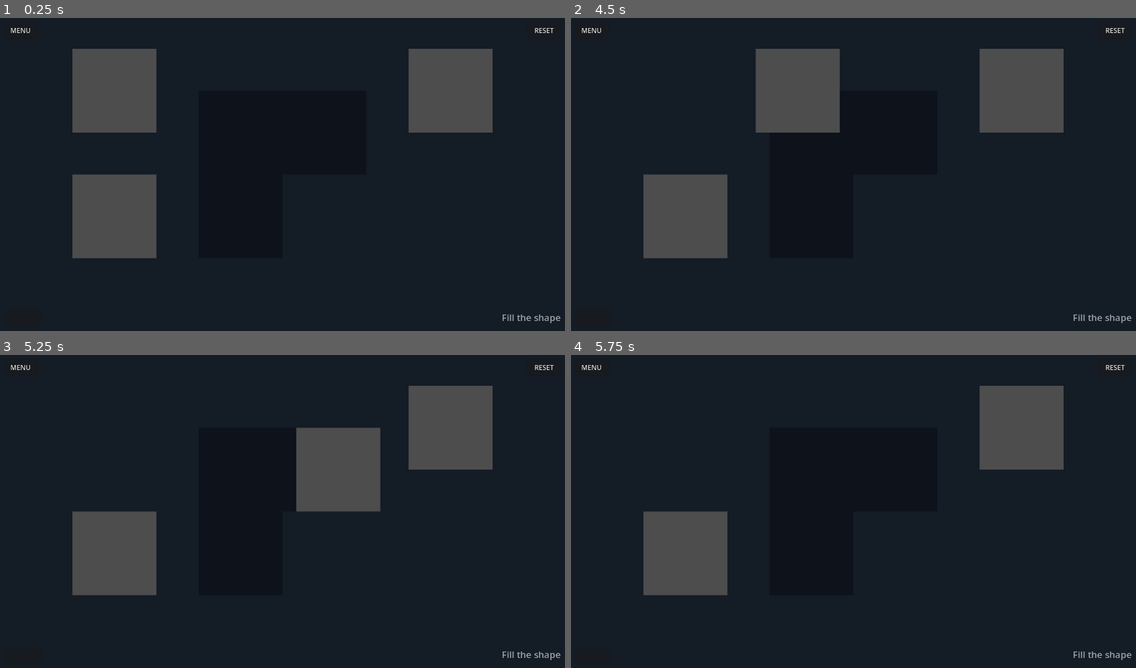
Above: before the commit, frames 1-4 (two rows, left to right).
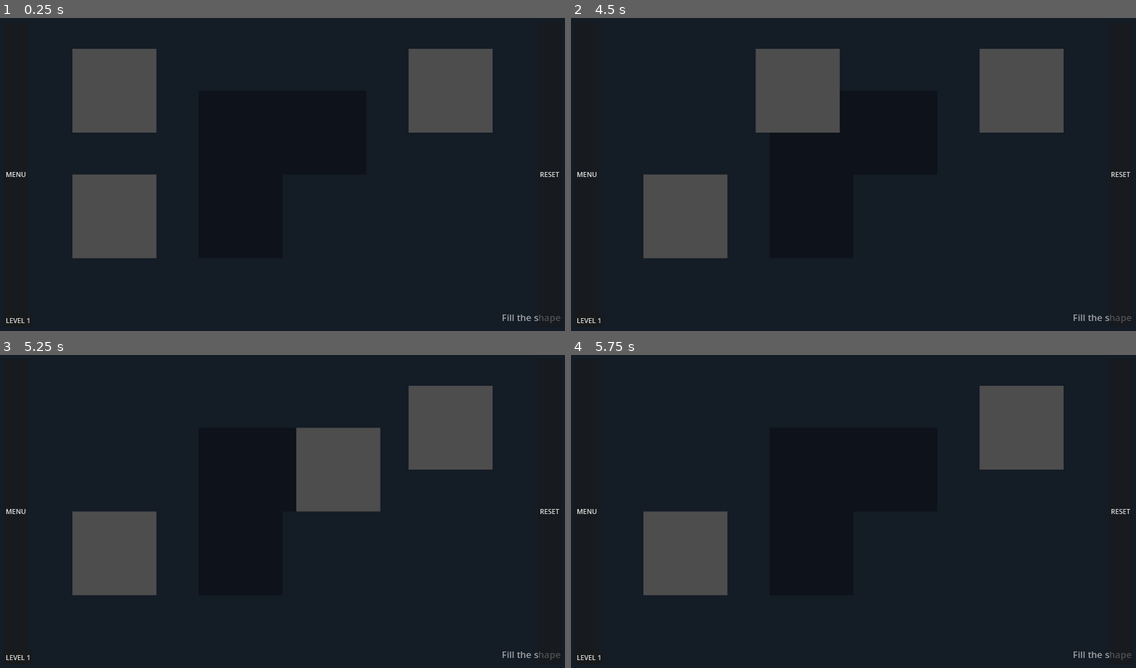
Above: after the commit, the same moments.

Repository: vaillant86/forma
Game: Godot game, scene res://levels/lev_01.tscn
Same seed, same stepped clock (60 frames per second), same inputs: the game is played once before the commit and once after it. This scene is started directly instead of the project's main scene.
Inputs (mouse positions are in pixels of both pictures, inside the frame that each line leads up to):
- Up to frame 1 (0.25 s): no input
- Up to frame 2 (4.5 s): click "MENU" at 0.5 s; click "RESET" at 1.25 s; click (587, 321) at 2 s, where only the run after the commit has a clickable "LEVEL 1"; click (587, 321) at 2.75 s, where only the run after the commit has a clickable "LEVEL 1"; click (587, 321) at 3.5 s, where only the run after the commit has a clickable "LEVEL 1"; tap Enter (ui_accept) at 4.25 s; drag from (684, 89) to (1023, 89) at 4.27 s
- Up to frame 3 (5.25 s): tap Enter (ui_accept) at 5 s; drag from (452, 426) to (113, 552) at 5.02 s
- Up to frame 4 (5.75 s): no input

The runs differ from the first frame. In frame 1, 0.2% of the frame differs, in the area x 1-100%, y 3-98%; in frame 2, 0.2%; in frame 3, 0.2%; in frame 4, 0.2%.
Error before the commit: Invalid assignment of property or key 'text' with value of type 'String' on a base object of type 'null instance'. (res://scripts/base_level.gd:39)

Commit message:
Improve base level UI layout to be more stable and usable

Diff:
--- a/base_level.tscn
+++ b/base_level.tscn
@@ -16,9 +16,9 @@
 anchor_left = 0.5
 anchor_right = 0.5
 offset_left = -200.0
-offset_top = 50.0
+offset_top = 60.0
 offset_right = 200.0
-offset_bottom = 120.0
+offset_bottom = 130.0
 grow_horizontal = 2
 theme_override_font_sizes/font_size = 40
 text = "LEVEL COMPLETED!"
@@ -26,50 +26,65 @@
 
 [node name="BtnProssimoLivello" type="Button" parent="UI" unique_id=50965627]
 visible = false
-anchors_preset = 7
+anchors_preset = 8
 anchor_left = 0.5
-anchor_top = 1.0
+anchor_top = 0.5
 anchor_right = 0.5
-anchor_bottom = 1.0
+anchor_bottom = 0.5
 offset_left = -150.0
-offset_top = -100.0
+offset_top = 120.0
 offset_right = 150.0
-offset_bottom = -50.0
+offset_bottom = 170.0
 grow_horizontal = 2
-grow_vertical = 0
+grow_vertical = 2
 text = "NEXT LEVEL"
 
-[node name="BtnMenu" type="Button" parent="UI" unique_id=262509021]
-offset_left = 20.0
-offset_top = 20.0
-offset_right = 100.0
-offset_bottom = 60.0
+[node name="TopBar" type="MarginContainer" parent="UI"]
+anchors_preset = 15
+anchor_right = 1.0
+anchor_bottom = 1.0
+grow_horizontal = 2
+grow_vertical = 2
+theme_override_constants/margin_left = 20
+theme_override_constants/margin_top = 20
+theme_override_constants/margin_right = 20
+theme_override_constants/margin_bottom = 20
+
+[node name="Bar" type="HBoxContainer" parent="UI/TopBar"]
+layout_mode = 2
+
+[node name="BtnMenu" type="Button" parent="UI/TopBar/Bar" unique_id=262509021]
+layout_mode = 2
 text = "MENU"
 
-[node name="BtnReset" type="Button" parent="UI" unique_id=525429286]
-anchors_preset = 1
-anchor_left = 1.0
-anchor_right = 1.0
-offset_left = -100.0
-offset_top = 20.0
-offset_right = -20.0
-offset_bottom = 60.0
-grow_horizontal = 0
+[node name="Spacer" type="Control" parent="UI/TopBar/Bar"]
+layout_mode = 2
+size_flags_horizontal = 3
+
+[node name="BtnReset" type="Button" parent="UI/TopBar/Bar" unique_id=525429286]
+layout_mode = 2
 text = "RESET"
 
-[node name="BtnLevel" type="Button" parent="UI" unique_id=1314500607]
-anchors_preset = 2
-anchor_top = 1.0
+[node name="BottomLeft" type="MarginContainer" parent="UI"]
+anchors_preset = 15
+anchor_right = 1.0
 anchor_bottom = 1.0
-offset_left = 20.0
-offset_top = -60.0
-offset_right = 107.0
-offset_bottom = -20.0
-grow_vertical = 0
-mouse_filter = 2
+grow_horizontal = 2
+grow_vertical = 2
+theme_override_constants/margin_left = 20
+theme_override_constants/margin_top = 0
+theme_override_constants/margin_right = 0
+theme_override_constants/margin_bottom = 20
+
+[node name="BtnLevel" type="Button" parent="UI/BottomLeft" unique_id=1314500607]
+layout_mode = 2
+size_flags_horizontal = 0
+size_flags_vertical = 8
+focus_mode = 0
+text = "LEVEL 1"
 
 [node name="Targets" type="Node2D" parent="." unique_id=1709151857]
 
 [connection signal="pressed" from="UI/BtnProssimoLivello" to="." method="_on_btn_prossimo_livello_pressed"]
-[connection signal="pressed" from="UI/BtnMenu" to="." method="_on_btn_menu_pressed"]
-[connection signal="pressed" from="UI/BtnReset" to="." method="_on_btn_reset_pressed"]
+[connection signal="pressed" from="UI/TopBar/Bar/BtnMenu" to="." method="_on_btn_menu_pressed"]
+[connection signal="pressed" from="UI/TopBar/Bar/BtnReset" to="." method="_on_btn_reset_pressed"]
